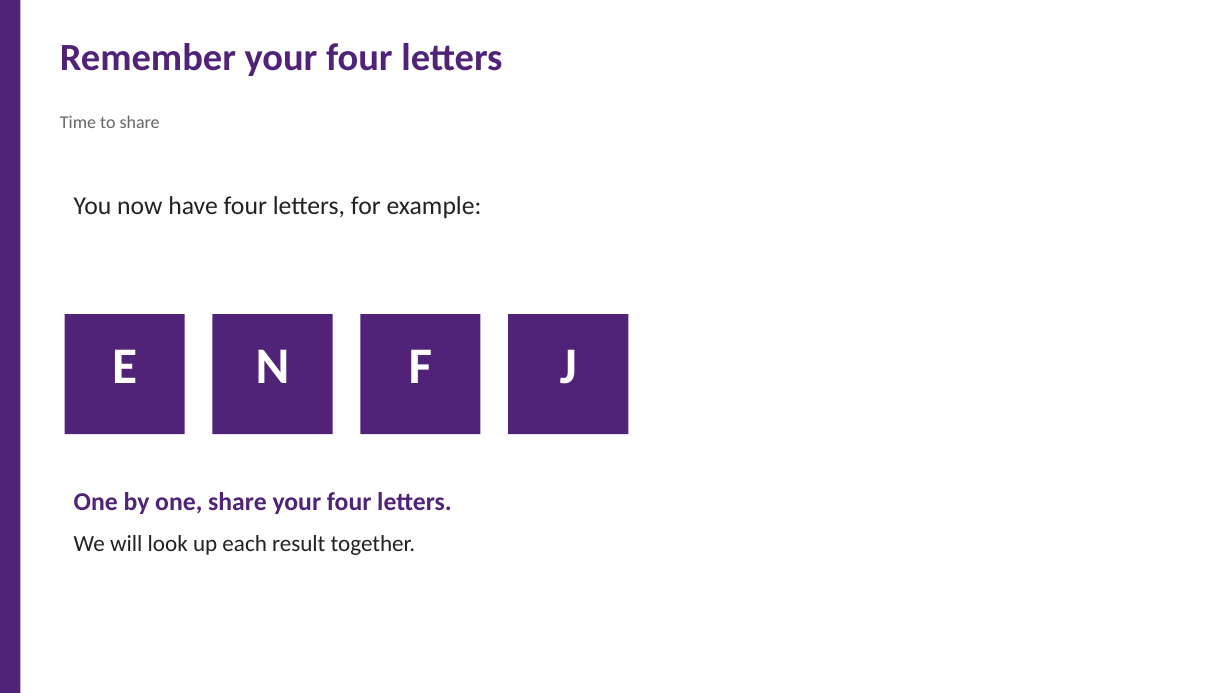
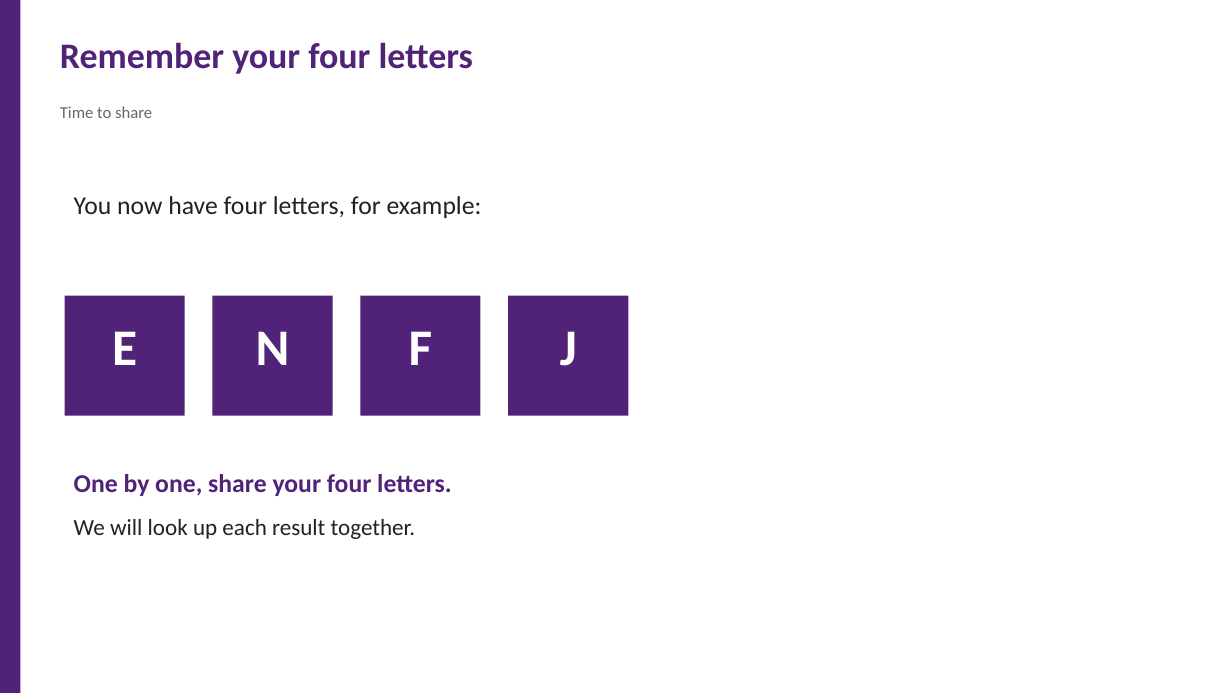
Before and after one commit to 975801846-star/workspace-outputs, a slide deck: slide 7 of Effective_Teamwork_2_survey.pptx. Drawn at 1232x693 pixels with LibreOffice and Linux fonts; fonts in the diff are those of the drawing. Boxes give left, top, right and bottom in pixels: in the first picture for what was removed or moved away, otherwise in the second. Text is boxed around its words. In the diff, an @@ line names an element or a change of style, - is before the commit and + after.

Commit message:
Update survey PPT: full source text, top-bottom layout

```diff
--- a/Effective_Teamwork_2_survey.pptx
+++ b/Effective_Teamwork_2_survey.pptx
@@ text "Remember your four letters" at (60, 42, 473, 74): size 30 to 28 pt @@
@@ text "Time to share": place and size @@
-text "Time to share" at (60, 115, 160, 128)
+text "Time to share" at (60, 106, 152, 118)
@@ text "Time to share" at (60, 106, 152, 118): size 14 to 13 pt @@
@@ text "You now have four letters, ..." at (74, 196, 482, 218): less space between paragraphs @@
@@ 4 texts, 4 rectangles: place and size @@
-4 texts, 4 rectangles at (65, 314, 628, 434)
+4 texts, 4 rectangles at (65, 296, 628, 416)
@@ text "One by one, share your ...": place and size @@
-text "One by one, share your ..." at (74, 492, 452, 555)
+text "One by one, share your ..." at (74, 474, 452, 539)
@@ text "One by one, share your ..." at (74, 474, 452, 539): more space between paragraphs @@
```
Also in this commit, not shown: 5 other slides changed.
